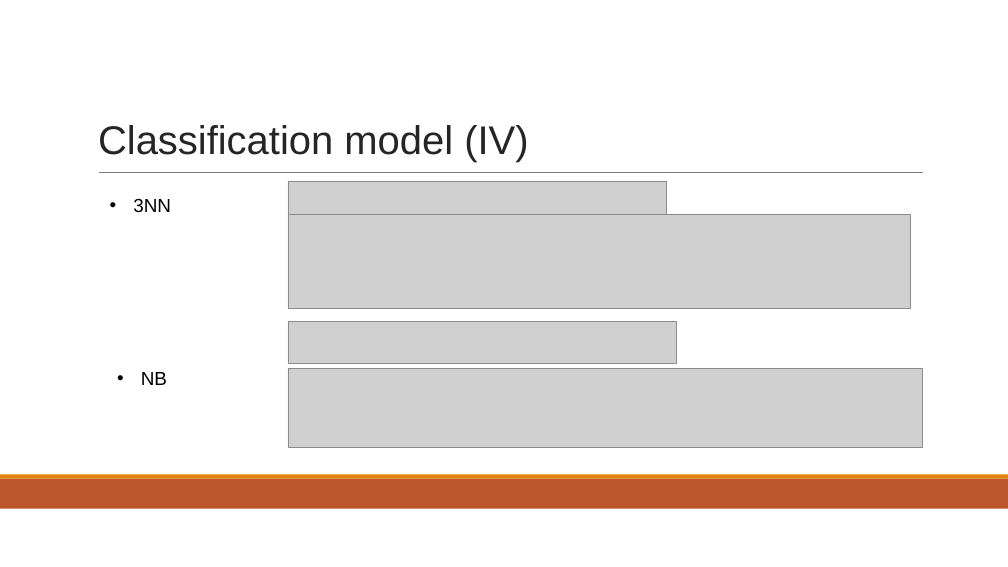
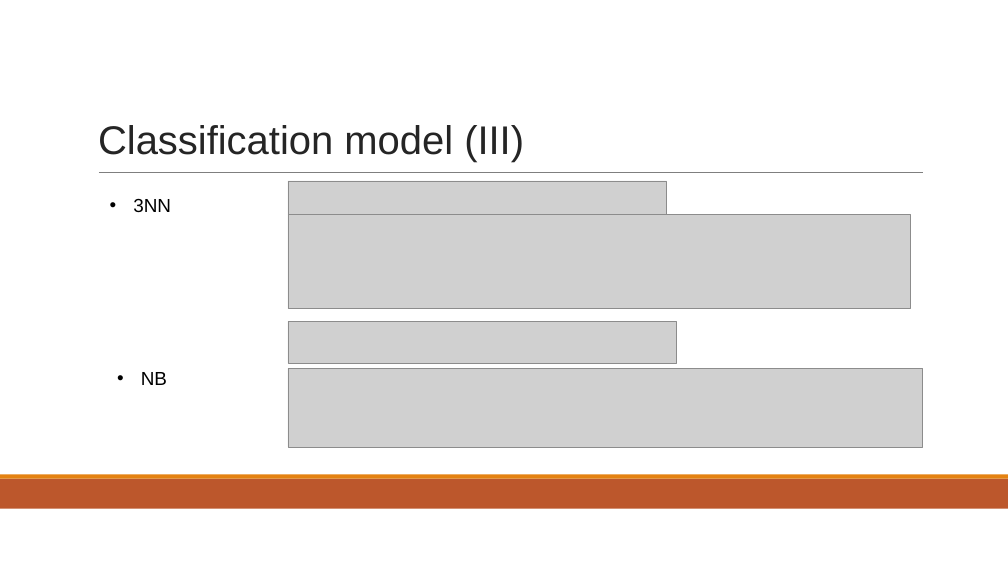
Before and after one commit to Geghi/DMML-Project, a slide deck: slide 11 of documentation/presentazione/presentazione.pptx (slide 10 before the commit). Drawn at 1008x567 pixels with LibreOffice and Linux fonts; fonts in the diff are those of the drawing; grey boxes stand for pictures. Boxes give left, top, right and bottom in pixels: in the first picture for what was removed or moved away, otherwise in the second. Text is boxed around its words. In the diff, an @@ line names an element or a change of style, - is before the commit and + after.

```diff
--- a/documentation/presentazione/presentazione.pptx
+++ b/documentation/presentazione/presentazione.pptx
@@ title at (98,125,524,162): text changed @@
-Classification model (IV)
+Classification model (III)
```
Also in this commit, not shown: 12 other slides changed, 3 slides added, 1 slide removed, 1 other file.
